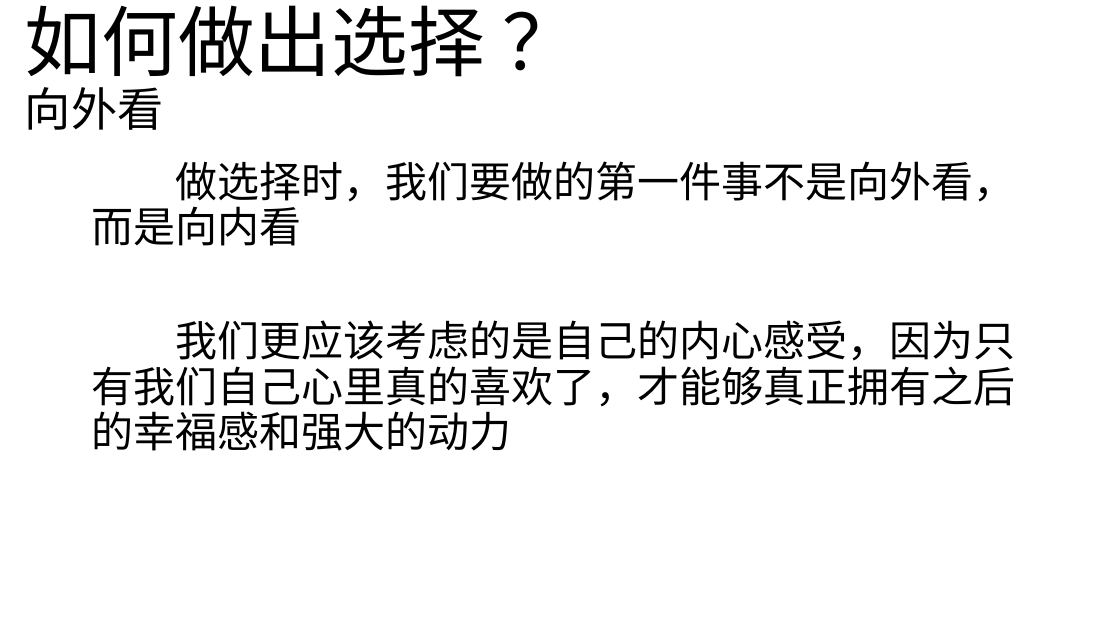
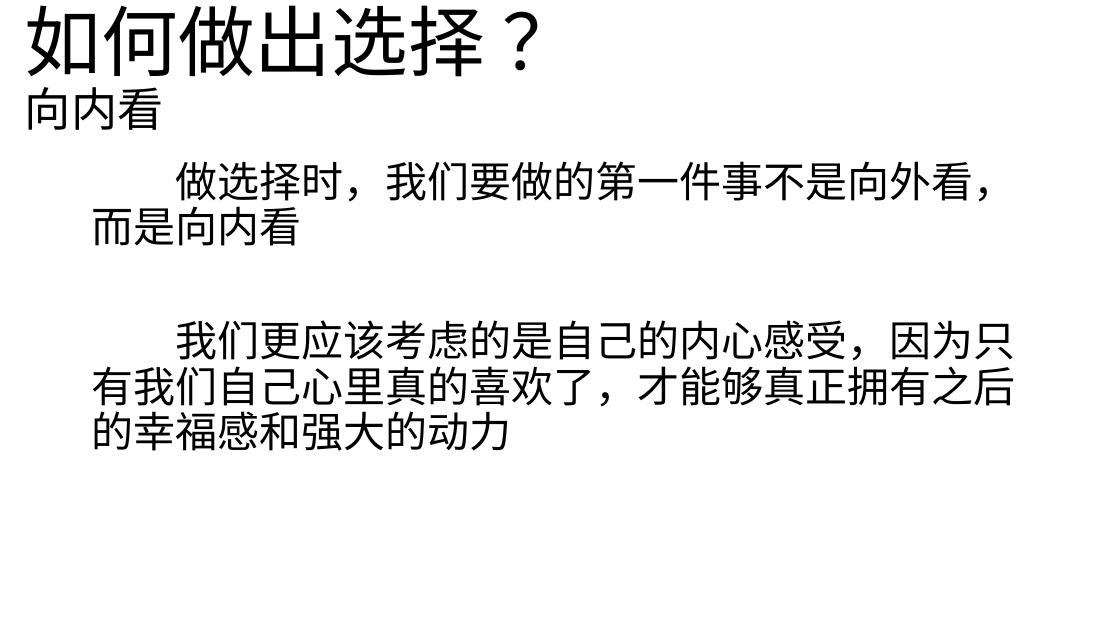
Before and after one commit to BambooDay/OI, a slide deck: slide 7 of 激情演讲.pptx. Drawn at 1120x630 pixels with LibreOffice and Linux fonts; fonts in the diff are those of the drawing. Boxes give left, top, right and bottom in pixels: in the first picture for what was removed or moved away, otherwise in the second. Text is boxed around its words. In the diff, an @@ line names an element or a change of style, - is before the commit and + after.

```diff
--- a/激情演讲.pptx
+++ b/激情演讲.pptx
@@ title at bbox=[25, 5, 485, 130]: text changed @@
-如何做出选择 ？
-向外看
+如何做出选择 ？
+向内看
```
Also in this commit, not shown: 2 other slides changed.
